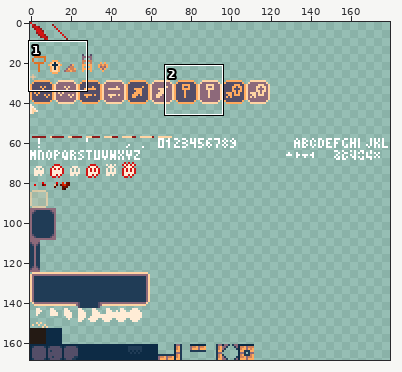
One commit to this sprite sheet: dist/final/sprites.png. The picture above shows the old version from afar; the outline marks the close-up.
Close-up. As it was:
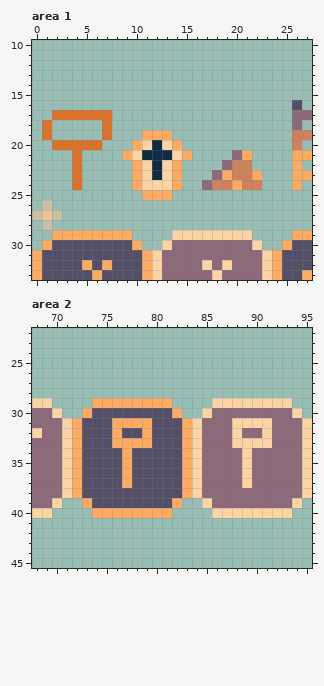
The file is 180x169 pixels. Shown: area 1: x 0..27, y 10..33; area 2: x 68..95, y 22..45.
Once edited:
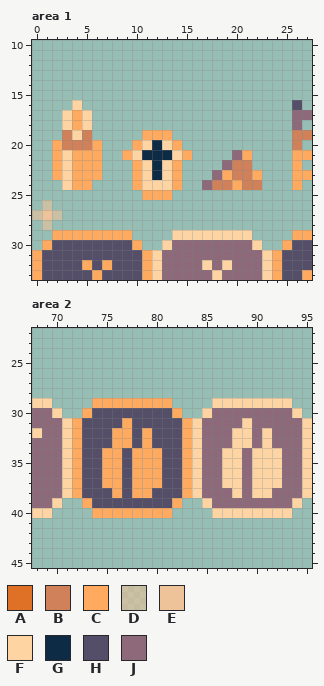
Palette (. is transparent): A #df7126  B #d08159  C #ffaa5e  D #eec39a96  E #eec39a  F #ffd4a3  G #0d2b45  H #544e68  J #8d697a
The edit:
--- area 1
@@ x 0..9 @@
 15 ..........
-16 ..........
-17 ..AAAAAA..
-18 .A.....A..
-19 .A.....A..
-20 ..AAAAA...
-21 ....A....C
-22 ....A.....
-23 ....A.....
-24 ....A.....
+16 ....F.....
+17 ...FCF....
+18 ...FCF....
+19 ...BFB....
+20 ..CBBBC...
+21 ..CFCCC..C
+22 ..CFCCC...
+23 ..CFCCC...
+24 ...FCC....
 25 ..........
--- area 2
@@ x 68..95 @@
 30 JJF..CHHHHHHHHC..FJJJJJJJJF.
-31 JJJFCHHHCCCCHHHCFJJJFFFFJJJF
-32 FJJFCHHHCHHCHHHCFJJJFJJFJJJF
-33 JJJFCHHHCCCCHHHCFJJJFFFFJJJF
-34 JJJFCHHHHCHHHHHCFJJJJFJJJJJF
-35 JJJFCHHHHCHHHHHCFJJJJFJJJJJF
-36 JJJFCHHHHCHHHHHCFJJJJFJJJJJF
-37 JJJFCHHHHCHHHHHCFJJJJFJJJJJF
-38 JJJFCHHHHHHHHHHCFJJJJJJJJJJF
+31 JJJFCHHHHCHHHHHCFJJJJFJJJJJF
+32 FJJFCHHHCCHCHHHCFJJJFFJFJJJF
+33 JJJFCHHHCCHCHHHCFJJJFFJFJJJF
+34 JJJFCHHCCHCCCHHCFJJFFJFFFJJF
+35 JJJFCHHCCHCCCHHCFJJFFJFFFJJF
+36 JJJFCHHCCHCCCHHCFJJFFJFFFJJF
+37 JJJFCHHCCHCCCHHCFJJFFJFFFJJF
+38 JJJFCHHHCHCCHHHCFJJJFJFFJJJF
 39 JJF..CHHHHHHHHC..FJJJJJJJJF.
Pixel boxes of the changes (left, top, right, bottom) in both close-ups:
changed: (42, 100, 112, 190)
changed: (102, 418, 162, 498)
changed: (222, 418, 282, 498)
